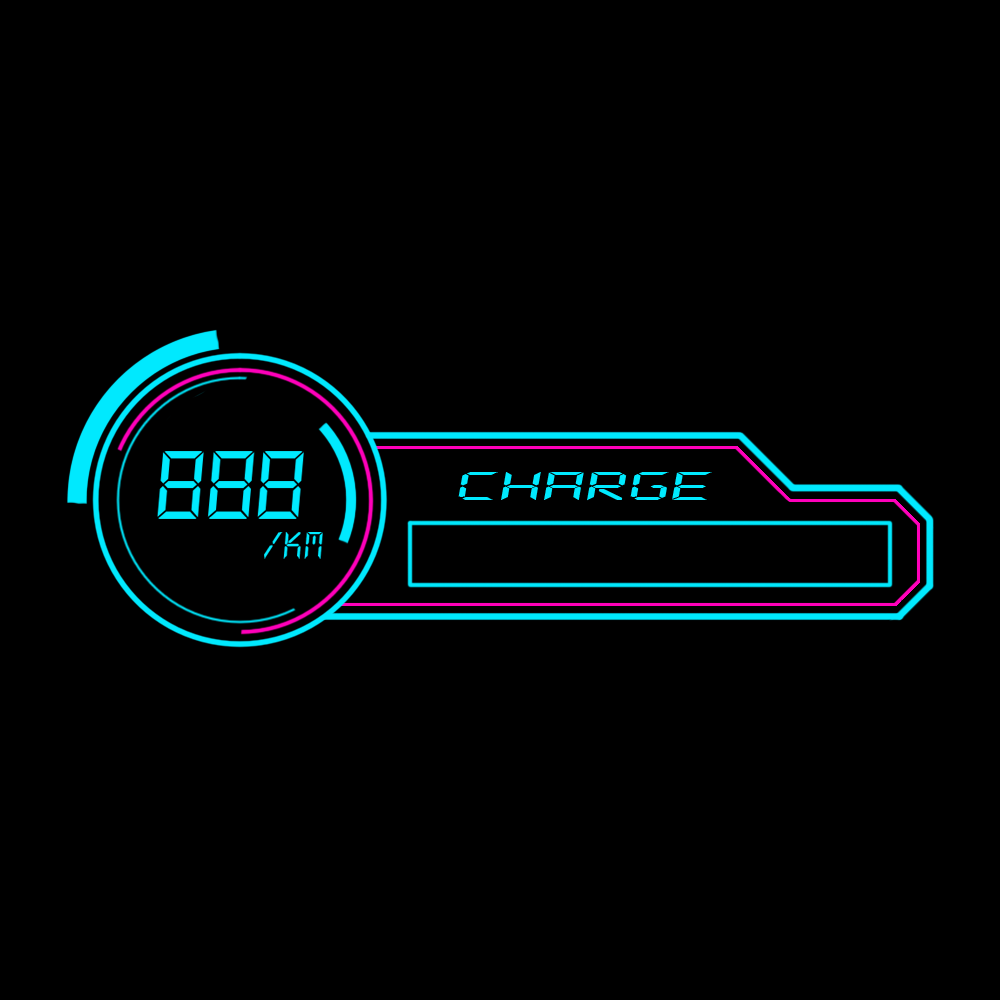
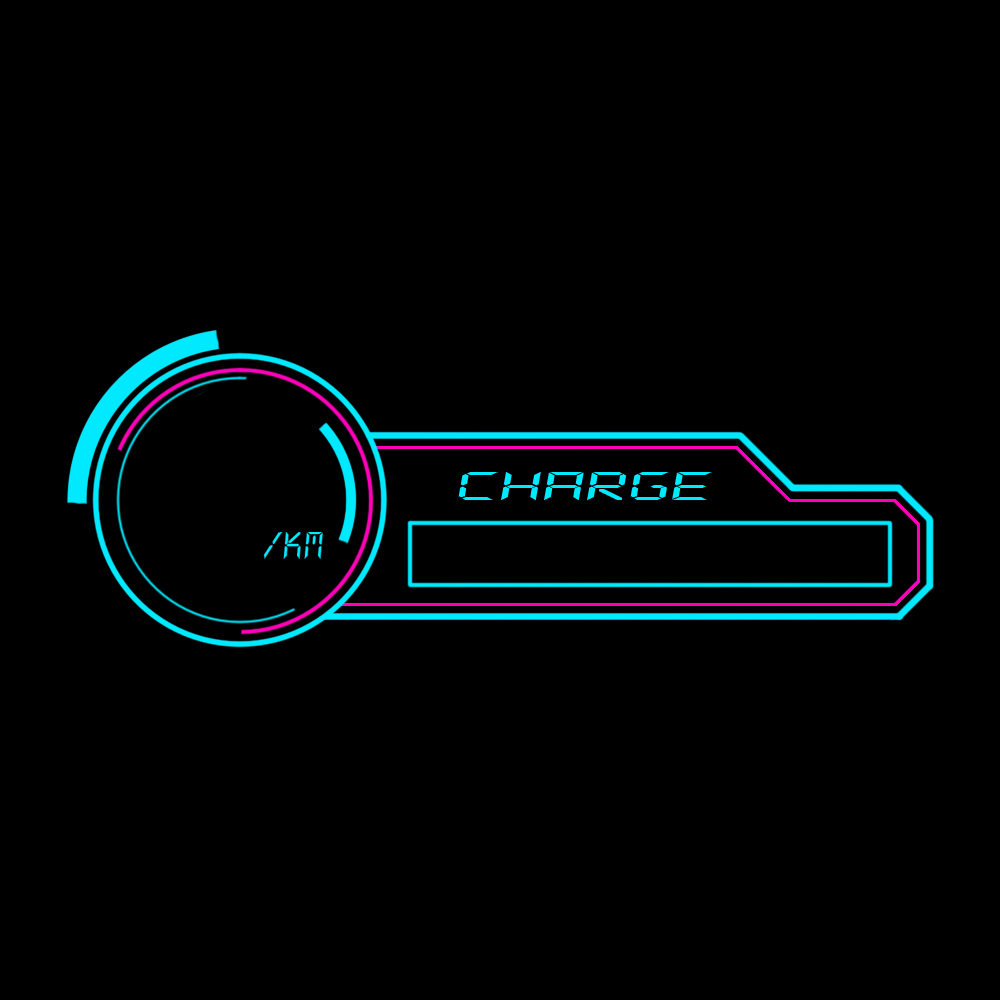
Two versions of the same layered image (1000x1000). Layer-by-layer changes:
hid "888" over [157, 451, 304, 519]
